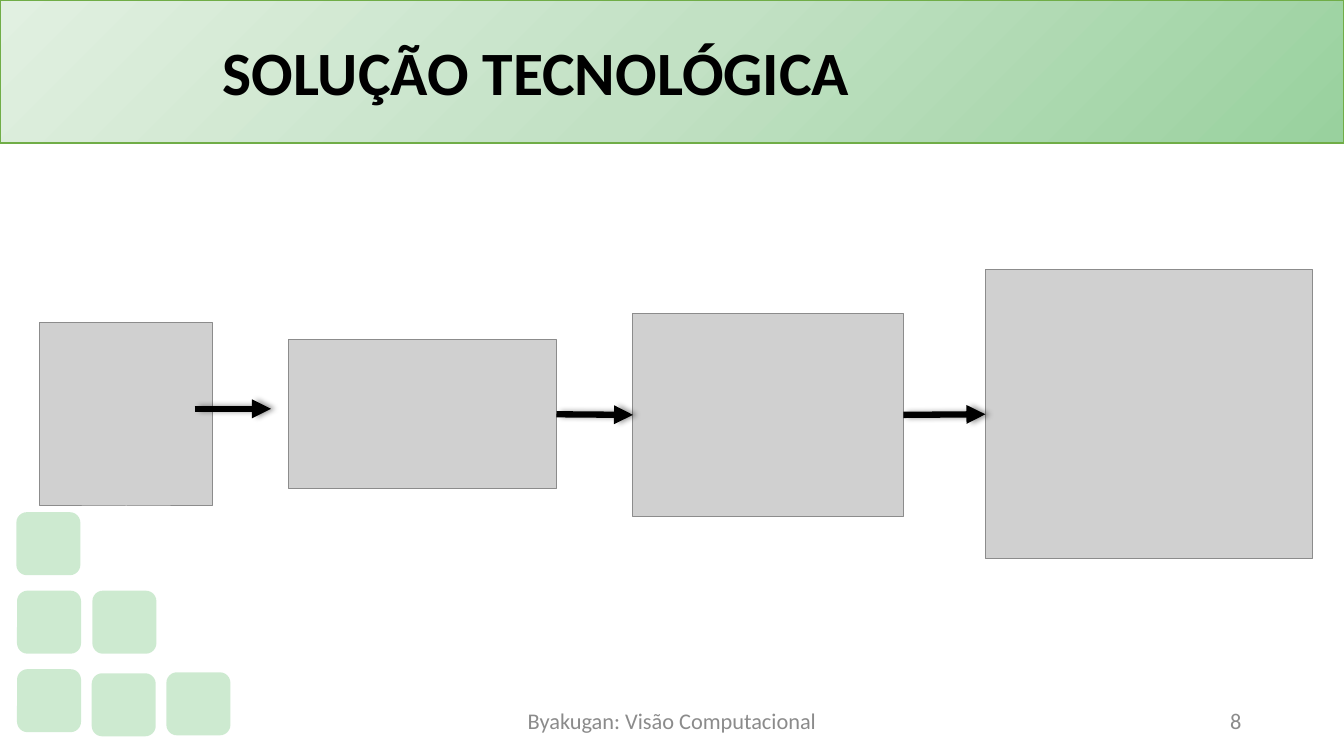
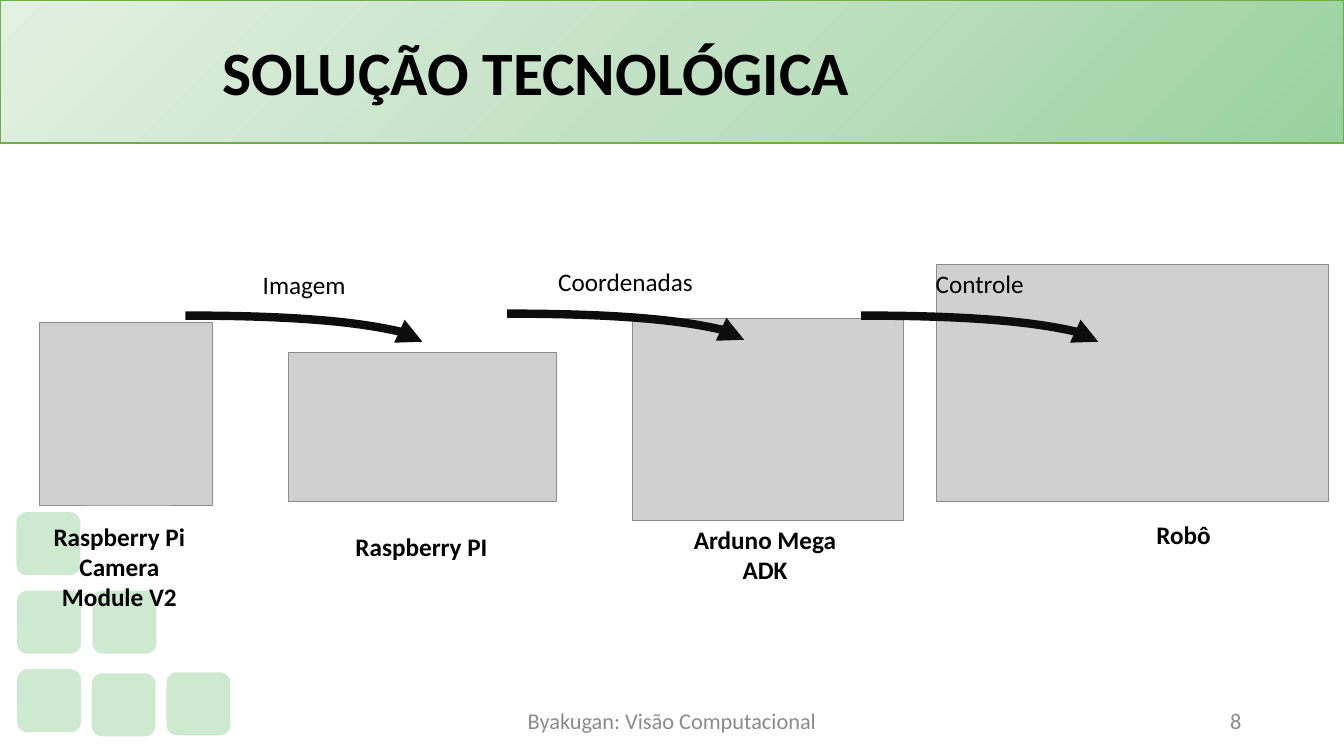
Before and after one commit to PauloVLB/Projeto_Integrador, a slide deck: slide 8 of Slide.pptx. Drawn at 1344x756 pixels with LibreOffice and Linux fonts; fonts in the diff are those of the drawing; grey boxes stand for pictures; background and template pictures are left out. Boxes give left, top, right and bottom in pixels: in the first picture for what was removed or moved away, otherwise in the second. Text is boxed around its words. In the diff, an @@ line names an element or a change of style, - is before the commit and + after.

Commit message:
Alterações no slide: Nova arte na capa
- Referências de figuras em "Introdução & Problemática"
- Alterações em "Solução tecnológica"

```diff
--- a/Slide.pptx
+++ b/Slide.pptx
@@ picture: place and size @@
-picture at box(986, 270, 1314, 559)
+picture at box(937, 264, 1329, 501)
@@ text added at box(263, 277, 346, 299), 18 pt, text #000000 @@
+Imagem
@@ text added at box(558, 273, 693, 292), 18 pt, text #000000 @@
+Coordenadas
@@ text added at box(936, 273, 1024, 300), 18 pt, text #000000 @@
+Controle
@@ curved arrow added from (186, 316) to (422, 342), #0D0D0D 6 pt @@
@@ curved arrow added from (507, 314) to (744, 340), #0D0D0D 6 pt @@
@@ picture: place and size @@
-picture at box(633, 314, 903, 516)
+picture at box(633, 319, 903, 521)
@@ curved arrow added from (861, 316) to (1099, 342), #0D0D0D 6 pt @@
@@ picture: place and size @@
-picture at box(289, 340, 557, 489)
+picture at box(288, 353, 556, 502)
@@ arrow removed from (195, 409) to (271, 409) @@
@@ arrow removed from (557, 414) to (633, 415) @@
@@ arrow removed from (903, 415) to (986, 414) @@
@@ text added at box(54, 528, 185, 613), 18 pt, text #000000, bold @@
+Raspberry Pi Camera Module V2
@@ text added at box(355, 538, 487, 560), 18 pt, text #000000, bold @@
+Raspberry PI
@@ text added at box(694, 531, 836, 579), 18 pt, text #000000, bold @@
+Arduno Mega ADK
@@ text added at box(1156, 526, 1210, 544), 18 pt, text #000000, bold @@
+Robô
```
Also in this commit, not shown: 5 other slides changed.
